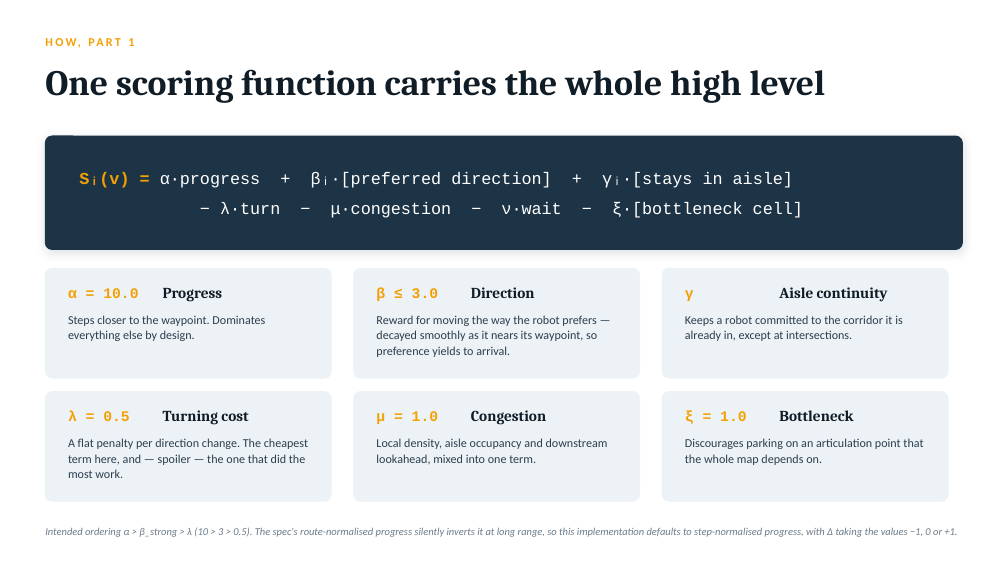
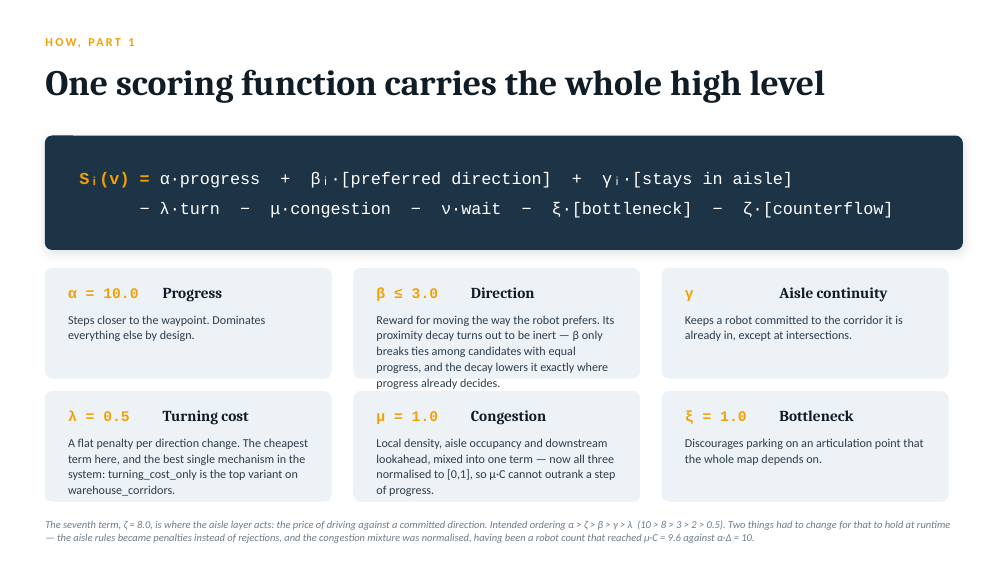
Before and after one commit to sinayanaik/aisleflow, a slide deck: slide 11 of docs/aisleflow-mapf-presentation.pptx. Drawn at 1008x567 pixels with LibreOffice and Linux fonts; fonts in the diff are those of the drawing. Boxes give left, top, right and bottom in pixels: in the first picture for what was removed or moved away, otherwise in the second. Text is boxed around its words. In the diff, an @@ line names an element or a change of style, - is before the commit and + after.

```diff
--- a/docs/aisleflow-mapf-presentation.pptx
+++ b/docs/aisleflow-mapf-presentation.pptx
@@ text at (79, 172, 894, 218): text changed @@
-Sᵢ(v) = α·progress + βᵢ·[preferred direction] + γᵢ·[stays in aisle]
-− λ·turn − μ·congestion − ν·wait − ξ·[bottleneck cell]
+Sᵢ(v) = α·progress + βᵢ·[preferred direction] + γᵢ·[stays in aisle]
+− λ·turn − μ·congestion − ν·wait − ξ·[bottleneck] − ζ·[counterflow]
@@ text at (376, 315, 615, 373): text changed @@
-Reward for moving the way the robot prefers — decayed smoothly as it nears its waypoint, so preference yields to arrival.
+Reward for moving the way the robot prefers. Its proximity decay turns out to be inert — β only breaks ties among candidates with equal progress, and the decay lowers it exactly where progress already decides.
@@ text at (68, 438, 308, 496): text changed @@
-A flat penalty per direction change. The cheapest term here, and — spoiler — the one that did the most work.
+A flat penalty per direction change. The cheapest term here, and the best single mechanism in the system: turning_cost_only is the top variant on warehouse_corridors.
@@ text at (376, 438, 616, 496): text changed @@
-Local density, aisle occupancy and downstream lookahead, mixed into one term.
+Local density, aisle occupancy and downstream lookahead, mixed into one term — now all three normalised to [0,1], so μ·C cannot outrank a step of progress.
@@ text at (45, 520, 950, 543): text changed @@
-Intended ordering α > β_strong > λ (10 > 3 > 0.5). The spec's route-normalised progress silently inverts it at long range, so this implementation defaults to step-normalised progress, with Δ taking the values −1, 0 or +1.
+The seventh term, ζ = 8.0, is where the aisle layer acts: the price of driving against a committed direction. Intended ordering α > ζ > β > γ > λ (10 > 8 > 3 > 2 > 0.5). Two things had to change for that to hold at runtime — the aisle rules became penalties instead of rejections, and the congestion mixture was normalised, having been a robot count that reached μ·C = 9.6 against α·Δ = 10.
```
Also in this commit, not shown: 12 other slides changed.
